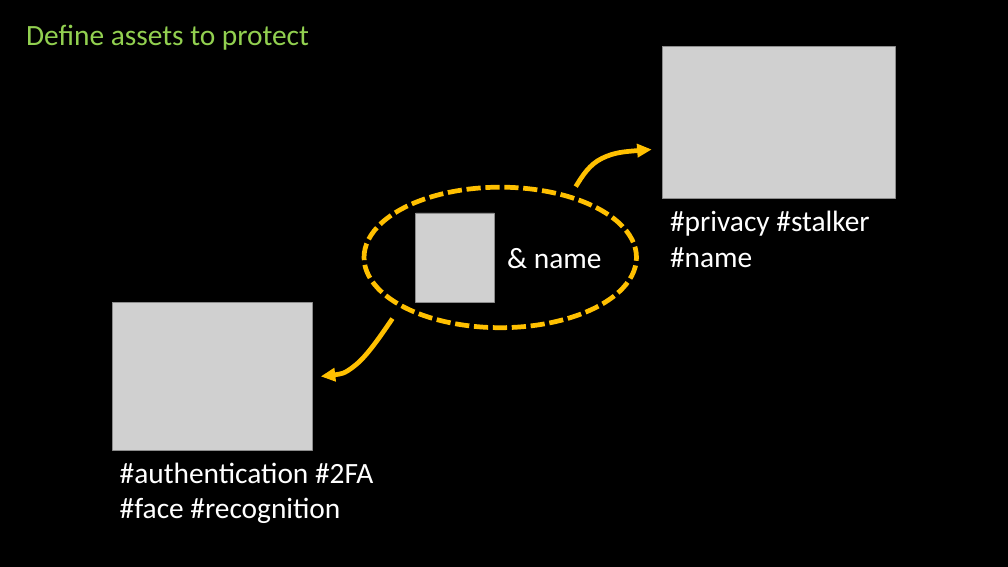
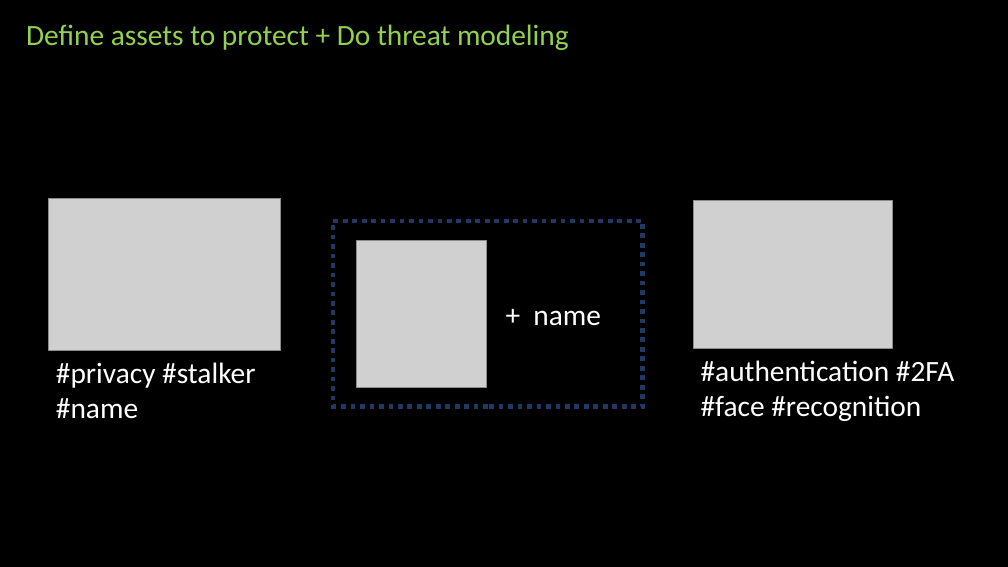
Before and after one commit to prayam/cmu_project_public_bak, a slide deck: slide 20 of docs/phase1_presentation.pptx (slide 8 before the commit). Drawn at 1008x567 pixels with LibreOffice and Linux fonts; fonts in the diff are those of the drawing; grey boxes stand for pictures. Boxes give left, top, right and bottom in pixels: in the first picture for what was removed or moved away, otherwise in the second. Text is boxed around its words. In the diff, an @@ line names an element or a change of style, - is before the commit and + after.

```diff
--- a/docs/phase1_presentation.pptx
+++ b/docs/phase1_presentation.pptx
@@ text at <box>26,24,569,50</box>: text changed @@
-Define assets to protect
+Define assets to protect + Do threat modeling
@@ freeform shape removed at <box>576,150,652,187</box> @@
@@ picture: place and size @@
-picture at <box>663,47,895,199</box>
+picture at <box>48,198,281,350</box>
@@ ellipse removed at <box>364,188,637,328</box> @@
@@ picture: place and size @@
-picture at <box>113,302,312,450</box>
+picture at <box>693,200,893,348</box>
@@ rectangle added at <box>333,221,643,406</box>, outline #203864 4.5 pt dashed @@
@@ picture: place and size @@
-picture at <box>416,213,495,302</box>
+picture at <box>357,240,487,388</box>
@@ freeform shape removed at <box>321,318,392,376</box> @@
@@ text at <box>533,310,601,326</box>: text changed @@
-& name
++ name
@@ text "#privacy #stalker": place and size @@
-text "#privacy #stalker" at <box>670,210,869,268</box>
+text "#privacy #stalker" at <box>56,362,255,419</box>
@@ text "#authentication #2FA": place and size @@
-text "#authentication #2FA" at <box>120,462,373,523</box>
+text "#authentication #2FA" at <box>701,360,954,421</box>
```
Also in this commit, not shown: 8 other slides changed, 34 slides added, 1 other file.
